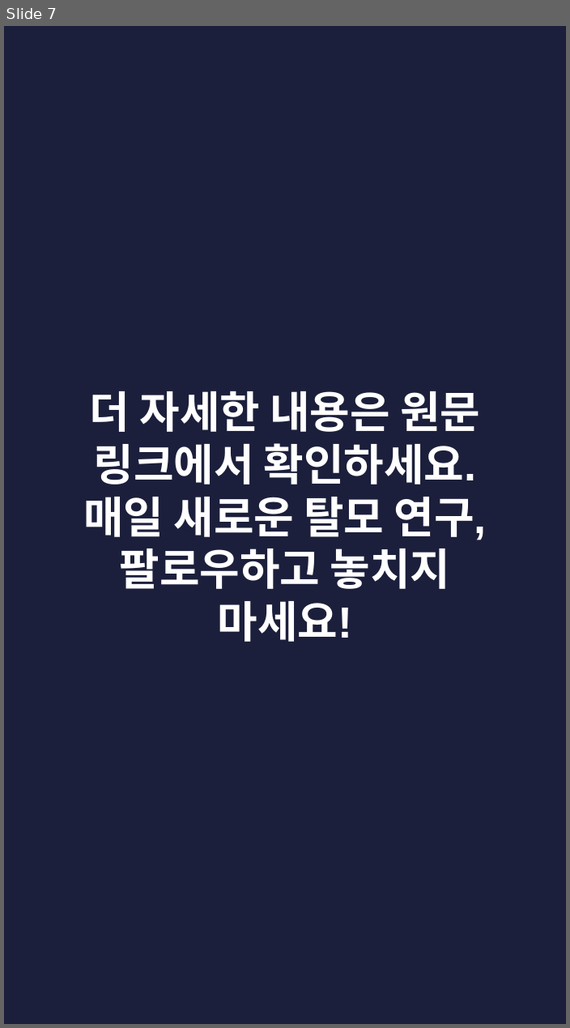
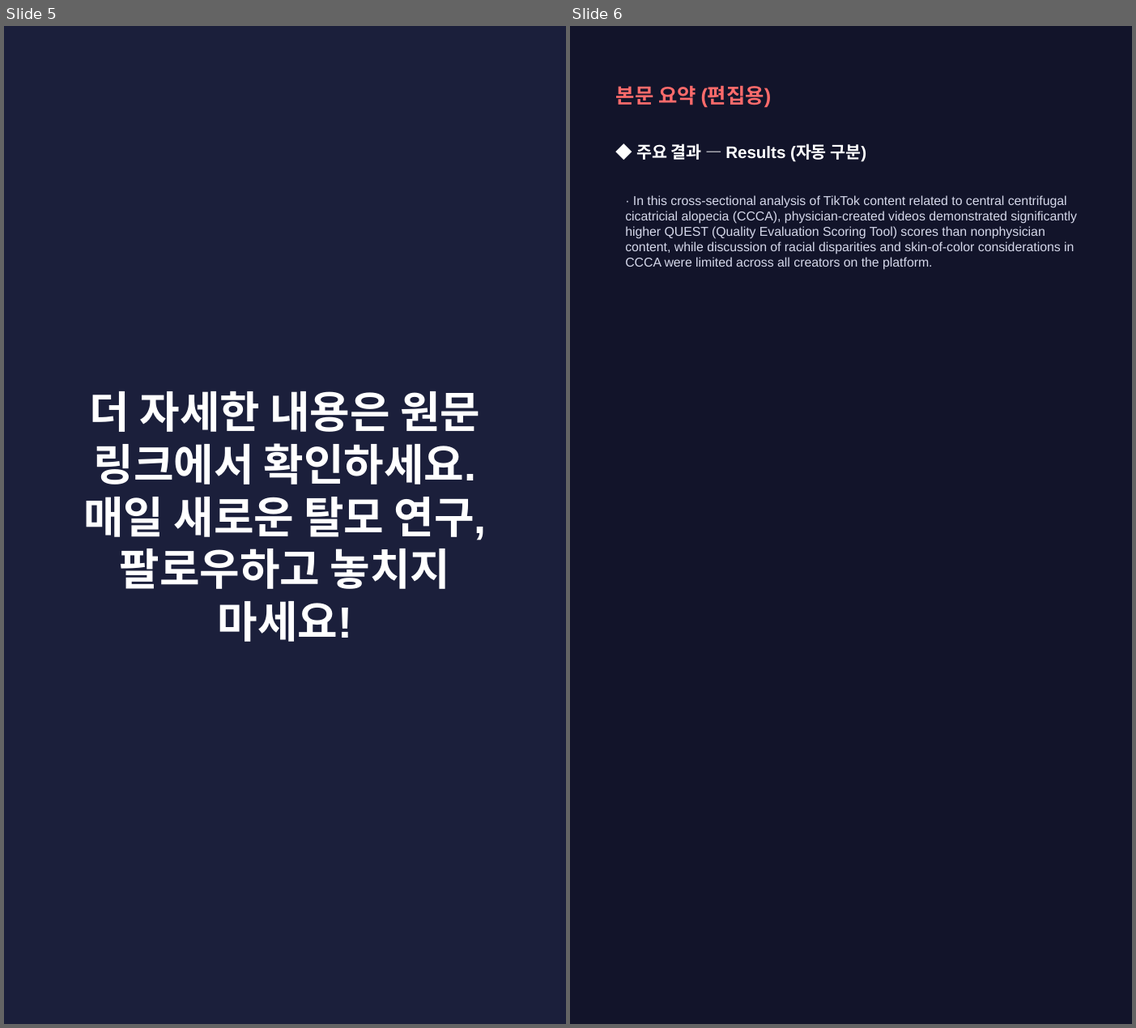
Before and after one commit to hyokang2010-BJ-ANTH/product-builder-test, a slide deck: pwa/data/latest/slides.pptx. Shown side by side, each under a label of ours: slide 7 before the commit, slides 5 and 6 after it. The pictures are 570x1028 and 1136x1028 pixels, drawn with LibreOffice and Linux fonts; fonts in the diff are those of the drawing. Boxes give left, top, right and bottom in pixels: in the first picture for what was removed or moved away, otherwise in the second. Text is boxed around its words. In the diff, an @@ line names an element or a change of style, - is before the commit and + after.

```diff
--- a/pwa/data/latest/slides.pptx
+++ b/pwa/data/latest/slides.pptx
@@ slide 6 added at [570,26,1132,1024], background #12142A @@
@@ text added at [616,85,772,108], 16 pt, text #FF6B6B, bold @@
+본문 요약 (편집용)
@@ text added at [636,143,867,162], 13 pt, text #FFFFFF, bold @@
+◆ 주요 결과 — Results (자동 구분)
@@ text added at [625,195,1077,270], 10 pt, text #D5D8EA @@
+· In this cross-sectional analysis of TikTok content related to central centrifugal cicatricial alopecia (CCCA), physician-created videos demonstrated significantly higher QUEST (Quality Evaluation Scoring Tool) scores than nonphysician content, while discussion of racial disparities and skin-of-color considerations in CCCA were limited across all creators on the platform.
@@ what was slide 7 is now slide 5 @@
```
Also in this commit, not shown: 2 slides changed, 2 other slides added, 7 slides removed, 26 other files.
